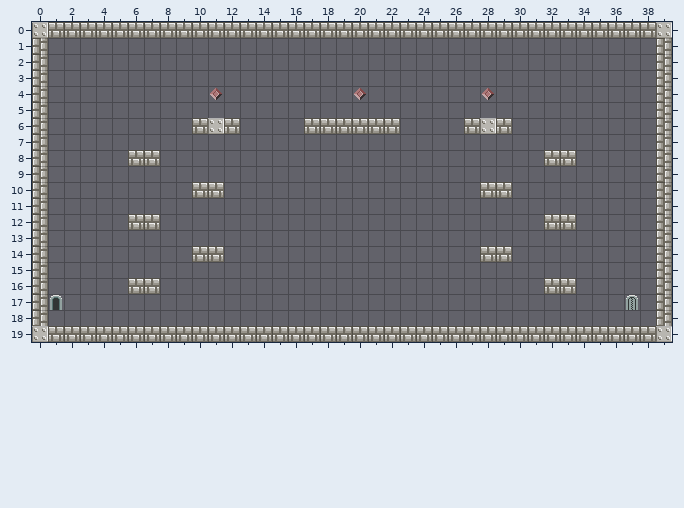
Tiled map -- assets/data/level10.tmx. The picture above is the old version.
Cells are 16x16 px. Shown: x 0..39, y 0..19.
Now the later version:
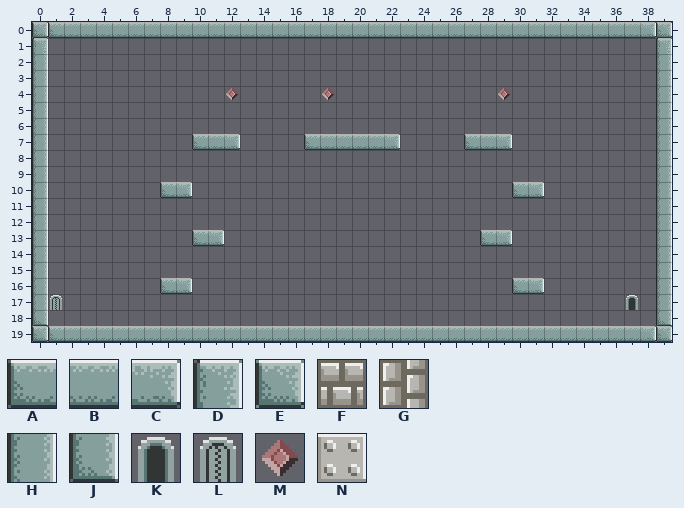
Key: from "tiles": A 0, B 1, C 2, D 4, E 8, F 9, G 11, H 12, J 20, K 28, L 29, M 39, N 90.
_ is an empty cell.
Objects are placed by their top-left corner, in cells (3,4 is the top-left corner of cell 3,4); size is 1x1 cell unless given.
Diff:
Layer "Tiles":
The author changed tile F to tile A in row 0 at x 1; in row 19 at x 1.
Tile A now appears in row 7 at x 10, 17 and 27; in row 10 at x 8 and 30; in row 13 at x 10 and 28; in row 16 at x 8 and 30.
The author changed tile F to tile B in row 0 at x 2 to 37; in row 19 at x 2 to 37.
Tile B now appears in row 7 at x 11, 18 to 21 and 28.
The author changed tile F to tile C in row 0 at x 38; in row 19 at x 38.
Tile C now appears in row 7 at x 12, 22 and 29; in row 10 at x 9 and 31; in row 13 at x 11 and 29; in row 16 at x 9 and 31.
The author changed tile G to tile D in row 1 at x 0 and 39.
The author changed tile N to tile E in row 0 at x 0 and 39; in row 19 at x 0 and 39.
The author changed tile G to tile H in rows 2 to 17 at x 0 and 39.
The author changed tile G to tile J in row 18 at x 0 and 39.
Tile F is removed in row 6 at x 10, 12, 17 to 22, 27 and 29; in row 8 at x 6 to 7 and 32 to 33; in row 10 at x 10 to 11 and 28 to 29; in row 12 at x 6 to 7 and 32 to 33; in row 14 at x 10 to 11 and 28 to 29; in row 16 at x 6 to 7 and 32 to 33.
Tile N is removed in row 6 at x 11 and 28.
Layer "obj":
Object M "Coin" at 11,4 becomes M "Coin" at 12,4.
Object M "Coin" at 28,4 becomes M "Coin" at 29,4.
Object M "Coin" at 20,4 becomes M "Coin" at 18,4.
Object K "Start" at 1,17 becomes K "Start" at 37,17.
Object L "End" at 37,17 becomes L "End" at 1,17.
Boxes around the changes in both pictures, in picture pixels (x1, y1, x2, y2):
changed: (32, 22, 672, 342)
